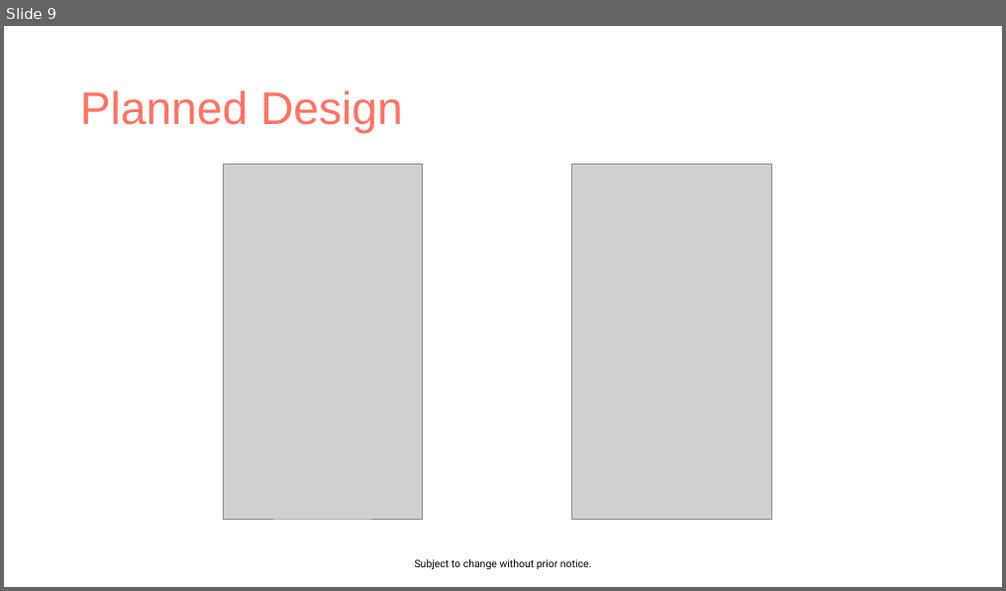
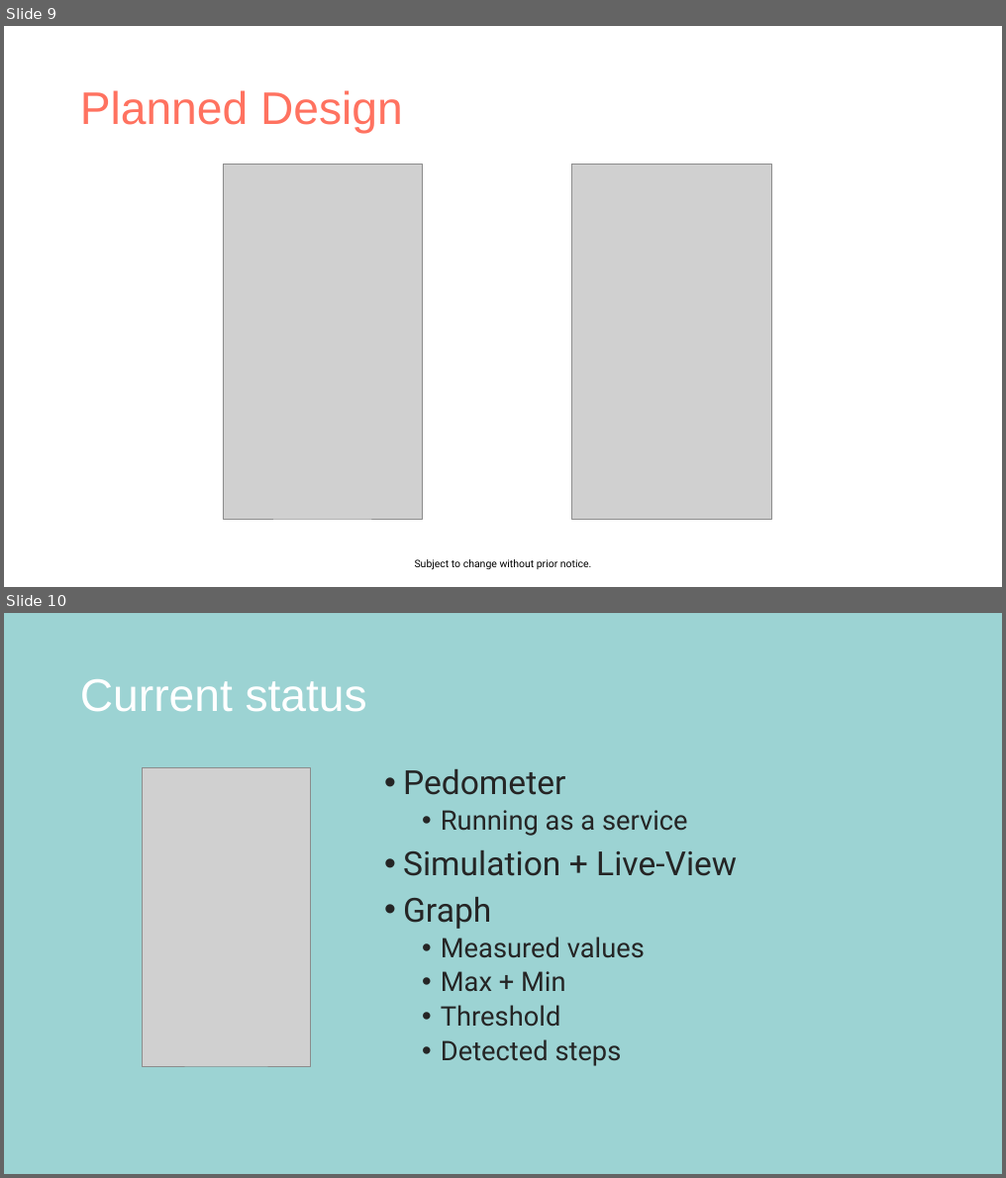
Before and after one commit to EvaJobst/MobileSports, a slide deck: Mountaineer.pptx. Shown one above the other, each under a label of ours: slide 9 before the commit, slides 9 and 10 after it. The pictures are 1006x591 and 1006x1178 pixels, drawn with LibreOffice and Linux fonts; fonts in the diff are those of the drawing; grey boxes stand for pictures. Boxes give left, top, right and bottom in pixels: in the first picture for what was removed or moved away, otherwise in the second. Text is boxed around its words. In the diff, an @@ line names an element or a change of style, - is before the commit and + after.

Commit message:
added slide

```diff
--- a/Mountaineer.pptx
+++ b/Mountaineer.pptx
@@ slide 10 added at [4,613,1002,1174], background #9CD3D3 @@
@@ title added at [80,679,367,712], 44 pt, text #FFFFFF @@
+Current status
@@ picture added at [143,767,311,1065] @@
@@ text added at [403,769,737,1066], 26 pt, text #252525 @@
+• Pedometer
+  • Running as a service
+• Simulation + Live-View
+• Graph
+  • Measured values
+  • Max + Min
+  • Threshold
+  • Detected steps
```
